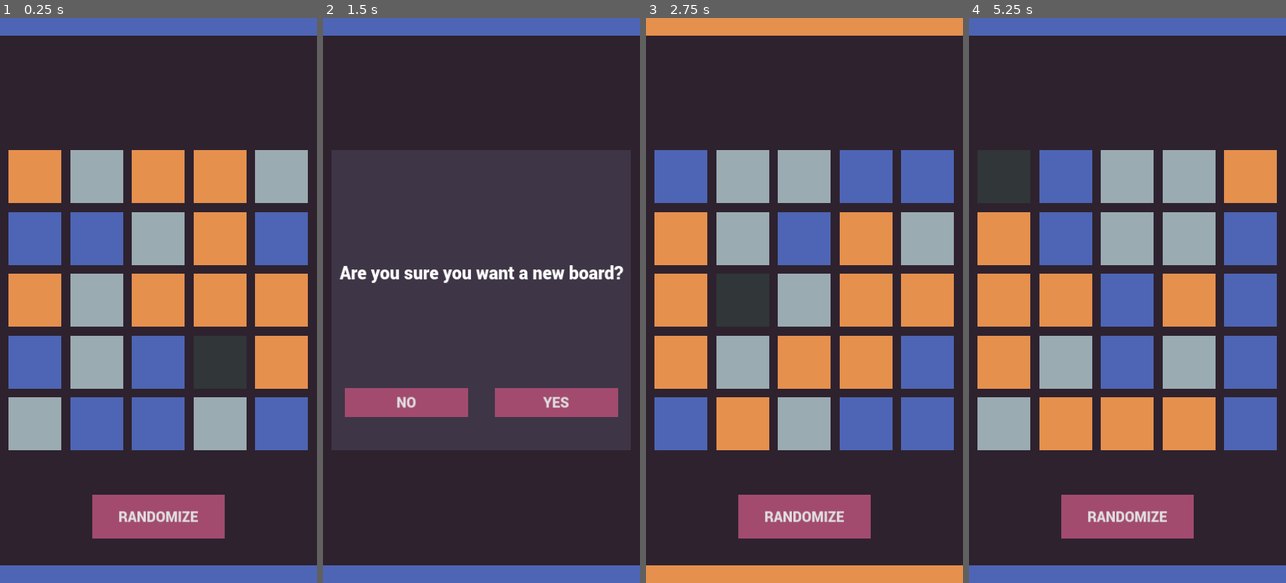
Above: before the commit, frames 1-4 (left to right).
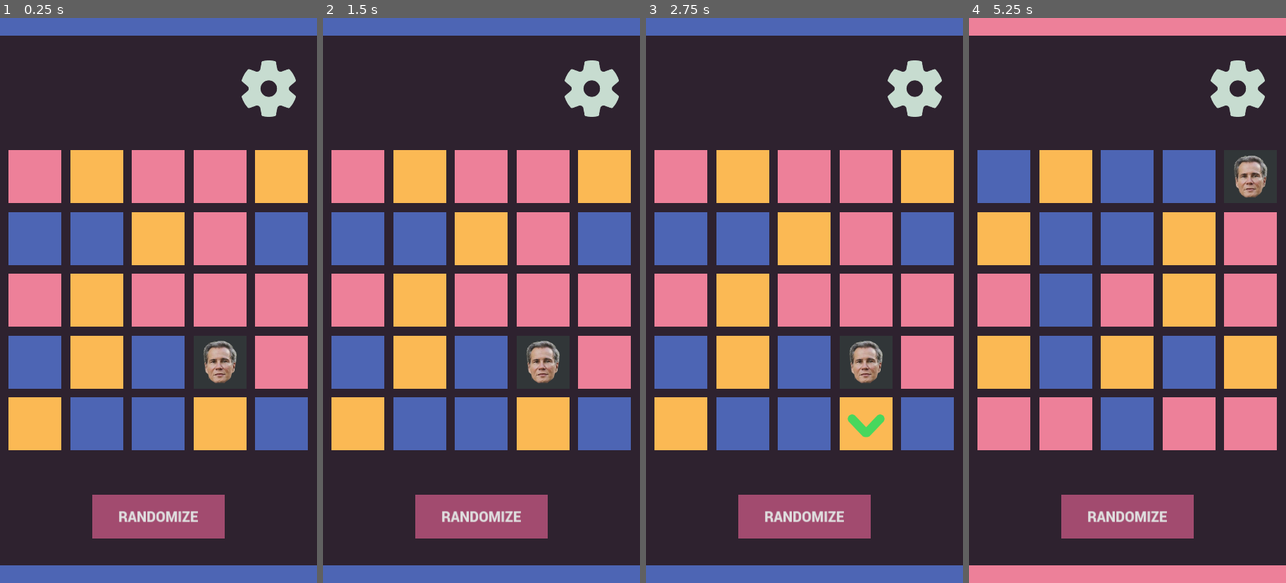
Above: after the commit, the same moments.

Repository: BauRawson/CodenamesRandomizer
Game: Godot game, scene res://scenes/main.tscn
The game is run twice, just before and just after one commit, with the same random seed, the same clock (stepped at 60 frames per second) and the same inputs.
Inputs (mouse positions are in pixels of both pictures, inside the frame that each line leads up to):
- Up to frame 1 (0.25 s): no input
- Up to frame 2 (1.5 s): click (592, 85) at 0.52 s; click "RANDOMIZE" at 1.25 s
- Up to frame 3 (2.75 s): click (880, 402) at 2 s, where only the run before the commit has a clickable "YES"
- Up to frame 4 (5.25 s): click "RANDOMIZE" at 2.75 s; click "YES" at 3.5 s; click "RANDOMIZE" at 4.25 s; click "YES" at 5 s

The runs differ from the first frame. In frame 1, 27% of the frame differs, in the area x 2-98%, y 7-77%; in frame 2, 45%; in frame 3, 45%, in the area x 0-100%, y 0-100%; in frame 4, 45%.

Commit message:
- Now we can switch colors

Diff:
--- a/project.godot
+++ b/project.godot
@@ -13,12 +13,14 @@
 config/name="CodigoRandomizer"
 run/main_scene="res://scenes/main.tscn"
 config/features=PackedStringArray("4.3", "GL Compatibility")
-config/icon="res://icon.svg"
+config/icon="res://assets/icon512x512.png"
 
 [display]
 
 window/size/viewport_width=720
 window/size/viewport_height=1280
+window/size/resizable=false
+window/size/borderless=true
 window/size/window_width_override=360
 window/size/window_height_override=640
 window/stretch/mode="canvas_items"
--- a/scenes/main.gd
+++ b/scenes/main.gd
@@ -1,30 +1,29 @@
 extends Node
-
 class_name MapRandomizer
-
 # Constants for tile types
-enum TileType {RED, BLUE, NEUTRAL, BLACK}
-
+enum TileType {ONE, TWO, NEUTRAL, BLACK}
 # Board properties
 const BOARD_SIZE = 25  # 5x5 grid
 const NEUTRAL_TILES = 7
 const BLACK_TILES = 1
-
 # Color palette
 var colors: Dictionary = {
-	TileType.RED: Color("#e6904e"),
-	TileType.BLUE: Color("#4d65b4"),
-	TileType.NEUTRAL: Color("#9babb2"),
+	TileType.ONE: Color("#ed8099"),
+	TileType.TWO: Color("#4d65b4"),
+	TileType.NEUTRAL: Color("#fbb954"),
 	TileType.BLACK: Color("#313638")
 }
-
 # Reference to the tile scene
 @export var tile_scene: PackedScene
-var is_red_board: bool = false
+var is_red_board: bool = false # red = TEAM 1
 
+var team_one_tiles: Array = []
+var team_two_tiles: Array = []
 
 func _ready() -> void:
+	load_team_colors()
 	randomize_and_replace()
+	connect_color_switchers()
 
 # Called when the "Randomize" button is pressed
 func generate_new_map():
@@ -37,14 +36,16 @@
 
 	# 3. Create array with all tile types
 	var tiles = []
+	team_one_tiles = []
+	team_two_tiles = []
 
 	# Add red tiles
 	for i in range(red_tiles):
-		tiles.append(TileType.RED)
+		tiles.append(TileType.ONE)
 
 	# Add blue tiles
 	for i in range(blue_tiles):
-		tiles.append(TileType.BLUE)
+		tiles.append(TileType.TWO)
 
 	# Add neutral tiles
 	for i in range(NEUTRAL_TILES):
@@ -67,6 +68,9 @@
 	var map_data = generate_new_map()
 	var tiles = map_data.tiles
 
+	team_one_tiles = []
+	team_two_tiles = []
+
 	# Clear existing tiles if any
 	for child in grid_container.get_children():
 		child.queue_free()
@@ -76,8 +80,13 @@
 		var tile = tile_scene.instantiate()
 		grid_container.add_child(tile)
 
-		tile.set_color(colors[tiles[i]])
-
+		tile.set_color_rect_color(colors[tiles[i]])
+		if tiles[i] == TileType.ONE:
+			team_one_tiles.append(tile)
+		elif tiles[i] == TileType.TWO:
+			team_two_tiles.append(tile)
+		elif tiles[i] == TileType.BLACK:
+			tile.get_node("MarginContainer/Nisman").texture = load("res://assets/fiscal_bisman.png")
 
 # Optional: Helper function to get the starting team
 func get_starting_team(map_data: Dictionary) -> String:
@@ -105,8 +114,62 @@
 
 func paint_color_indicators() -> void:
 	if is_red_board:
-		$TopColorRect.color = colors[TileType.RED]
-		$BottomColorRect.color = colors[TileType.RED]
+		$TopColorRect.color = colors[TileType.ONE]
+		$BottomColorRect.color = colors[TileType.ONE]
 	else:
-		$TopColorRect.color = colors[TileType.BLUE]
-		$BottomColorRect.color = colors[TileType.BLUE]
+		$TopColorRect.color = colors[TileType.TWO]
+		$BottomColorRect.color = colors[TileType.TWO]
+
+
+func change_team_color(team: TileType, new_color: Color) -> void:
+	colors[team] = new_color
+	save_team_colors()
+	adjust_team_colors()
+
+	if team == TileType.ONE:
+		for tile in team_one_tiles:
+			tile.set_color_rect_color(colors[team])
+	elif team == TileType.TWO:
+		for tile in team_two_tiles:
+			tile.set_color_rect_color(colors[team])
+
+	paint_color_indicators()
+
+
+func show_settings() -> void:
+	adjust_team_colors()
+	$Settings.show()
+
+
+func hide_settings() -> void:
+	$Settings.hide()
+
+
+func adjust_team_colors() -> void:
+	$Settings/Panel/MarginContainer/VBoxContainer/Team1Label.modulate = colors[TileType.ONE]
+	$Settings/Panel/MarginContainer/VBoxContainer/Team2Label.modulate = colors[TileType.TWO]
+
+
+func save_team_colors() -> void:
+	var config = ConfigFile.new()
+	config.set_value("colors", "team_one", colors[TileType.ONE].to_html())
+	config.set_value("colors", "team_two", colors[TileType.TWO].to_html())
+	config.save("user://team_colors.cfg")
+
+
+func load_team_colors() -> void:
+	var config = ConfigFile.new()
+	var err = config.load("user://team_colors.cfg")
+	if err == OK:
+		var team_one_color = config.get_value("colors", "team_one", colors[TileType.ONE].to_html())
+		var team_two_color = config.get_value("colors", "team_two", colors[TileType.TWO].to_html())
+		colors[TileType.ONE] = Color(team_one_color)
+		colors[TileType.TWO] = Color(team_two_color)
+
+
+func connect_color_switchers() -> void:
+	for tile in $Settings/Panel/MarginContainer/VBoxContainer/HBoxContainer.get_children():
+		tile.color_switched.connect(change_team_color.bind(TileType.ONE, tile.current_color))
+
+	for tile in $Settings/Panel/MarginContainer/VBoxContainer/HBoxContainer2.get_children():
+		tile.color_switched.connect(change_team_color.bind(TileType.TWO, tile.current_color))
--- a/scenes/main.tscn
+++ b/scenes/main.tscn
@@ -1,8 +1,9 @@
-[gd_scene load_steps=8 format=3 uid="uid://cbhs1fyyoyx4e"]
+[gd_scene load_steps=10 format=3 uid="uid://cbhs1fyyoyx4e"]
 
 [ext_resource type="PackedScene" uid="uid://by33i2ggay16c" path="res://scenes/tile.tscn" id="1_su1v0"]
 [ext_resource type="Script" path="res://scenes/main.gd" id="1_w8ijf"]
 [ext_resource type="FontFile" uid="uid://d3wupf6mtl0b" path="res://assets/Roboto-Black.ttf" id="3_i7mcx"]
+[ext_resource type="Texture2D" uid="uid://62ekkuv4p8bv" path="res://assets/settings_icon.png" id="4_fnipu"]
 
 [sub_resource type="StyleBoxFlat" id="StyleBoxFlat_2tnf0"]
 bg_color = Color(0.635294, 0.294118, 0.435294, 1)
@@ -16,6 +17,10 @@
 [sub_resource type="LabelSettings" id="LabelSettings_6v0ed"]
 font = ExtResource("3_i7mcx")
 font_size = 40
+
+[sub_resource type="LabelSettings" id="LabelSettings_l63nd"]
+font = ExtResource("3_i7mcx")
+font_size = 32
 
 [node name="Main" type="Control"]
 layout_mode = 3
@@ -192,6 +197,154 @@
 theme_override_styles/normal = SubResource("StyleBoxFlat_2tnf0")
 text = "YES"
 
+[node name="Settings" type="Control" parent="."]
+visible = false
+layout_mode = 1
+anchors_preset = 15
+anchor_right = 1.0
+anchor_bottom = 1.0
+grow_horizontal = 2
+grow_vertical = 2
+
+[node name="SettingsCloseButton" type="Button" parent="Settings"]
+layout_mode = 1
+anchors_preset = 15
+anchor_right = 1.0
+anchor_bottom = 1.0
+grow_horizontal = 2
+grow_vertical = 2
+theme_override_styles/focus = SubResource("StyleBoxFlat_7svbl")
+theme_override_styles/disabled_mirrored = SubResource("StyleBoxFlat_7svbl")
+theme_override_styles/disabled = SubResource("StyleBoxFlat_7svbl")
+theme_override_styles/hover_pressed_mirrored = SubResource("StyleBoxFlat_7svbl")
+theme_override_styles/hover_pressed = SubResource("StyleBoxFlat_7svbl")
+theme_override_styles/hover_mirrored = SubResource("StyleBoxFlat_7svbl")
+theme_override_styles/hover = SubResource("StyleBoxFlat_7svbl")
+theme_override_styles/pressed_mirrored = SubResource("StyleBoxFlat_7svbl")
+theme_override_styles/pressed = SubResource("StyleBoxFlat_7svbl")
+theme_override_styles/normal_mirrored = SubResource("StyleBoxFlat_7svbl")
+theme_override_styles/normal = SubResource("StyleBoxFlat_7svbl")
+
+[node name="Panel" type="Panel" parent="Settings"]
+layout_mode = 1
+anchors_preset = 8
+anchor_left = 0.5
+anchor_top = 0.5
+anchor_right = 0.5
+anchor_bottom = 0.5
+offset_left = -340.0
+offset_top = -340.0
+offset_right = 340.0
+offset_bottom = 340.0
+grow_horizontal = 2
+grow_vertical = 2
+theme_override_styles/panel = SubResource("StyleBoxFlat_r85fn")
+
+[node name="TitleLabel" type="Label" parent="Settings/Panel"]
+layout_mode = 1
+anchors_preset = 5
+anchor_left = 0.5
+anchor_right = 0.5
+offset_left = -322.0
+offset_top = 23.0
+offset_right = 322.0
+offset_bottom = 76.0
+grow_horizontal = 2
+text = "SETTINGS"
+label_settings = SubResource("LabelSettings_6v0ed")
+horizontal_alignment = 1
+vertical_alignment = 1
+
+[node name="MarginContainer" type="MarginContainer" parent="Settings/Panel"]
+layout_mode = 1
+anchors_preset = 15
+anchor_right = 1.0
+anchor_bottom = 1.0
+grow_horizontal = 2
+grow_vertical = 2
+theme_override_constants/margin_left = 32
+theme_override_constants/margin_top = 96
+theme_override_constants/margin_right = 32
+theme_override_constants/margin_bottom = 32
+
+[node name="VBoxContainer" type="VBoxContainer" parent="Settings/Panel/MarginContainer"]
+layout_mode = 2
+
+[node name="Team1Label" type="Label" parent="Settings/Panel/MarginContainer/VBoxContainer"]
+layout_mode = 2
+text = "TEAM 1 COLOR"
+label_settings = SubResource("LabelSettings_l63nd")
+
+[node name="HBoxContainer" type="HBoxContainer" parent="Settings/Panel/MarginContainer/VBoxContainer"]
+layout_mode = 2
+theme_override_constants/separation = 46
+
+[node name="Tile2" parent="Settings/Panel/MarginContainer/VBoxContainer/HBoxContainer" instance=ExtResource("1_su1v0")]
+layout_mode = 2
+color = Color(0.301961, 0.396078, 0.705882, 1)
+is_color_switcher = true
+
+[node name="Tile3" parent="Settings/Panel/MarginContainer/VBoxContainer/HBoxContainer" instance=ExtResource("1_su1v0")]
+layout_mode = 2
+color = Color(0.701961, 0.219608, 0.192157, 1)
+is_color_switcher = true
+
+[node name="Tile4" parent="Settings/Panel/MarginContainer/VBoxContainer/HBoxContainer" instance=ExtResource("1_su1v0")]
+layout_mode = 2
+color = Color(0.929412, 0.501961, 0.6, 1)
+is_color_switcher = true
+
+[node name="Separator" type="Control" parent="Settings/Panel/MarginContainer/VBoxContainer"]
+custom_minimum_size = Vector2(0, 60)
+layout_mode = 2
+
+[node name="Team2Label" type="Label" parent="Settings/Panel/MarginContainer/VBoxContainer"]
+layout_mode = 2
+text = "TEAM 2 COLOR"
+label_settings = SubResource("LabelSettings_l63nd")
+
+[node name="HBoxContainer2" type="HBoxContainer" parent="Settings/Panel/MarginContainer/VBoxContainer"]
+layout_mode = 2
+theme_override_constants/separation = 46
+
+[node name="Tile2" parent="Settings/Panel/MarginContainer/VBoxContainer/HBoxContainer2" instance=ExtResource("1_su1v0")]
+layout_mode = 2
+color = Color(0.301961, 0.396078, 0.705882, 1)
+is_color_switcher = true
+
+[node name="Tile3" parent="Settings/Panel/MarginContainer/VBoxContainer/HBoxContainer2" instance=ExtResource("1_su1v0")]
+layout_mode = 2
+color = Color(0.701961, 0.219608, 0.192157, 1)
+is_color_switcher = true
+
+[node name="Tile4" parent="Settings/Panel/MarginContainer/VBoxContainer/HBoxContainer2" instance=ExtResource("1_su1v0")]
+layout_mode = 2
+color = Color(0.929412, 0.501961, 0.6, 1)
+is_color_switcher = true
+
+[node name="Separator2" type="Control" parent="Settings/Panel/MarginContainer/VBoxContainer"]
+custom_minimum_size = Vector2(0, 60)
+layout_mode = 2
+
+[node name="CloseSettingsButton" type="Button" parent="Settings/Panel/MarginContainer/VBoxContainer"]
+custom_minimum_size = Vector2(200, 66)
+layout_mode = 2
+size_flags_horizontal = 4
+theme_override_fonts/font = ExtResource("3_i7mcx")
+theme_override_font_sizes/font_size = 32
+theme_override_styles/focus = SubResource("StyleBoxFlat_2tnf0")
+theme_override_styles/disabled_mirrored = SubResource("StyleBoxFlat_2tnf0")
+theme_override_styles/disabled = SubResource("StyleBoxFlat_2tnf0")
+theme_override_styles/hover_pressed_mirrored = SubResource("StyleBoxFlat_2tnf0")
+theme_override_styles/hover_pressed = SubResource("StyleBoxFlat_2tnf0")
+theme_override_styles/hover_mirrored = SubResource("StyleBoxFlat_2tnf0")
+theme_override_styles/hover = SubResource("StyleBoxFlat_2tnf0")
+theme_override_styles/pressed_mirrored = SubResource("StyleBoxFlat_2tnf0")
+theme_override_styles/pressed = SubResource("StyleBoxFlat_2tnf0")
+theme_override_styles/normal_mirrored = SubResource("StyleBoxFlat_2tnf0")
+theme_override_styles/normal = SubResource("StyleBoxFlat_2tnf0")
+text = "CLOSE"
+
 [node name="TopColorRect" type="ColorRect" parent="."]
 custom_minimum_size = Vector2(0, 40)
 layout_mode = 1
@@ -208,8 +361,29 @@
 anchor_bottom = 1.0
 grow_horizontal = 2
 grow_vertical = 0
+
+[node name="SettingsButton" type="TextureButton" parent="."]
+modulate = Color(0.780392, 0.862745, 0.815686, 1)
+layout_mode = 1
+anchors_preset = 1
+anchor_left = 1.0
+anchor_right = 1.0
+offset_left = -171.0
+offset_top = 96.0
+offset_right = -48.0
+offset_bottom = 224.0
+grow_horizontal = 0
+texture_normal = ExtResource("4_fnipu")
+texture_pressed = ExtResource("4_fnipu")
+texture_hover = ExtResource("4_fnipu")
+texture_disabled = ExtResource("4_fnipu")
+texture_focused = ExtResource("4_fnipu")
+stretch_mode = 5
 
 [connection signal="pressed" from="RandomizeButton" to="." method="on_randomize_pressed"]
 [connection signal="pressed" from="AreYouSureControl/AreYouSureCloseButton" to="." method="hide_are_you_sure"]
 [connection signal="pressed" from="AreYouSureControl/Panel/HBoxContainer/CancelRandomizeButton" to="." method="hide_are_you_sure"]
 [connection signal="pressed" from="AreYouSureControl/Panel/HBoxContainer/ConfirmRandomizeButton" to="." method="randomize_and_replace"]
+[connection signal="pressed" from="Settings/SettingsCloseButton" to="." method="hide_settings"]
+[connection signal="pressed" from="Settings/Panel/MarginContainer/VBoxContainer/CloseSettingsButton" to="." method="hide_settings"]
+[connection signal="pressed" from="SettingsButton" to="." method="show_settings"]
--- a/scenes/tile.gd
+++ b/scenes/tile.gd
@@ -1,8 +1,25 @@
 class_name Tile extends ColorRect
 
+signal color_switched
+@export var is_color_switcher: bool = false
 var checked: bool = false
+var current_color: Color
+
+
+func _ready() -> void:
+	current_color = color
+
 
 func on_gui_input(event: InputEvent) -> void:
 	if event is InputEventMouseButton and event.is_pressed():
-		checked = !checked
-		$Highlight.visible = checked
+		if is_color_switcher:
+			print(current_color)
+			color_switched.emit()
+		else:
+			checked = !checked
+			$Highlight.visible = checked
+
+
+func set_color_rect_color(p_color: Color) -> void:
+	self.color = p_color
+	current_color = p_color
--- a/scenes/tile.tscn
+++ b/scenes/tile.tscn
@@ -8,6 +8,23 @@
 offset_right = 120.0
 offset_bottom = 120.0
 script = ExtResource("1_vov7r")
+
+[node name="MarginContainer" type="MarginContainer" parent="."]
+layout_mode = 1
+anchors_preset = 15
+anchor_right = 1.0
+anchor_bottom = 1.0
+grow_horizontal = 2
+grow_vertical = 2
+theme_override_constants/margin_left = 10
+theme_override_constants/margin_top = 10
+theme_override_constants/margin_right = 10
+theme_override_constants/margin_bottom = 10
+
+[node name="Nisman" type="TextureRect" parent="MarginContainer"]
+layout_mode = 2
+expand_mode = 2
+stretch_mode = 5
 
 [node name="Highlight" type="TextureRect" parent="."]
 visible = false
Binary file added: assets/fiscal_bisman.png
Not shown, added: assets/fiscal_bisman.png.import
Binary file added: assets/icon512x512.png
Not shown, added: assets/icon512x512.png.import
Binary file added: assets/settings_icon.png
Not shown, added: assets/settings_icon.png.import
Not shown, changed: builds/html/index.144x144.png
Not shown, changed: builds/html/index.180x180.png
Not shown, changed: builds/html/index.512x512.png
Not shown, changed: builds/html/index.apple-touch-icon.png
Not shown, changed: builds/html/index.html
Not shown, changed: builds/html/index.icon.png
(and 9 more such lines)
